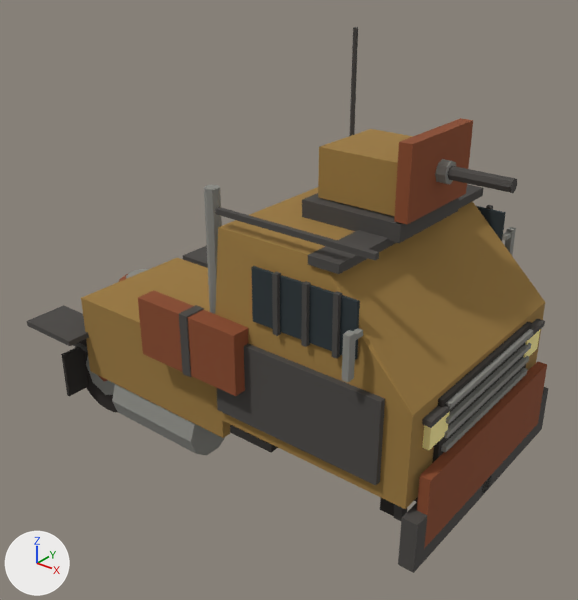
The glTF model game/public/models/base_sorokonoga.glb: old version first, new version second.
Before and after are seen from a camera (50 mm lens) standing at (4.74, -5.79, 3.97) and looking at (0.18, -0.09, 0.44). Arrows for +X, +Y and +Z are at lower left; the lights stay in place. The older version comes first. Vertices at exactly the same position are counted once.

Script lines for the objects in view, before the commit:
```python
me_cube = bpy.data.meshes.new('Cube')
me_cube.from_pydata(...)  # 790 vertices, 1280 faces; spans x -2.45..2.45, y -1.45..1.45, z -1.31..2.95
# faces by material slot: [120, 396, 184, 312, 132, 64, 48, 24]
me_cube.materials.append(mat_under)  # black #2e2a26
me_cube.materials.append(mat_metal_dark)  # dark grey #4a4744
me_cube.materials.append(mat_wheel)  # black #2a2420
me_cube.materials.append(mat_metal_light)  # grey #8a8a84
me_cube.materials.append(mat_rust)  # brown #8a4a2a
me_cube.materials.append(mat_paint)  # brown #9c7a3e
me_cube.materials.append(mat_glass)  # dark grey #2a3438
me_cube.materials.append(mat_light)  # yellow #fff0a0
ob_base_sorokonoga = bpy.data.objects.new('base_sorokonoga', me_cube)
ob_base_sorokonoga.location = (0.0, 0.0, 0.0)
```
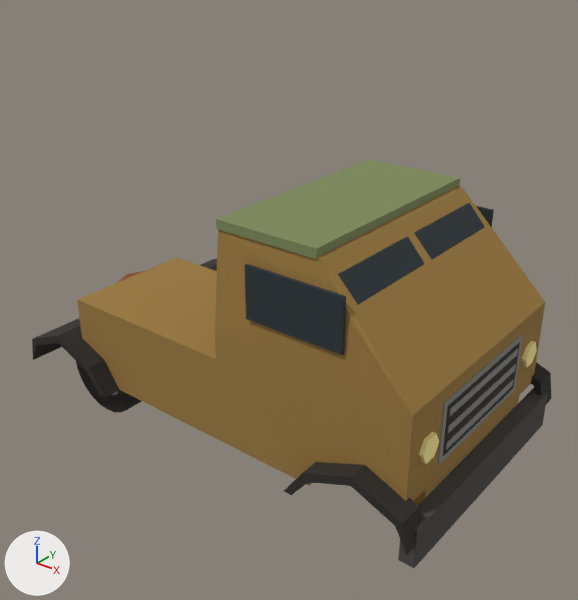
Edits to the bpy script that builds the scene:
```text
Change me_cube:
    remove me_cube.from_pydata(...)  # 790 vertices, 1280 faces; spans x -2.45..2.45, y -1.45..1.45, z -1.31..2.95
    add me_cube.from_pydata(...)  # 477 vertices, 832 faces; spans x -2.45..2.45, y -1.45..1.45, z -1.31..1.63
    me_cube part 1: a new loose piece, a box spanning x 2.265..2.315, y -0.69..0.69, z -0.15..0.35, in mat_under (black #2e2a26)
    me_cube part 2: a new loose piece, a box spanning x 2.3..2.45, y -1.3..1.3, z -0.85..-0.45, in mat_metal_dark (dark grey #4a4744)
    me_cube part 3: a new loose piece, a box spanning x 2.27..2.31, y -0.75..0.75, z -0.21..0.41, in mat_metal_light (grey #8a8a84)
    me_cube part 4: a new loose piece, a box spanning x 2.26..2.32, y -0.65..0.65, z -0.102..-0.032, in mat_metal_light (grey #8a8a84)
    me_cube part 5: a new loose piece, a box spanning x 2.26..2.32, y -0.65..0.65, z 0.065..0.135, in mat_metal_light (grey #8a8a84)
    me_cube part 6: a new loose piece, a box spanning x 2.26..2.32, y -0.65..0.65, z 0.232..0.302, in mat_metal_light (grey #8a8a84)
    me_cube part 7: a new loose piece, a box spanning x 0.25..1.31, y -1.17..1.17, z 1.54..1.63, in mat_trim (green #7e8a5a)
    me_cube part 8: the loose piece of 8 vertices spanning x 1.42..1.75, y 0.06..1.1, z 0.7..1.4 is scaled about its middle by (0.772, 0.99, 0.386), then moved by (0.0, 0.0, 0.24)
    me_cube part 9: a new loose piece, a box spanning x 0.65..1.65, y 1.24..1.27, z 0.85..1.35, in mat_glass (dark grey #2a3438)
    me_cube part 10: the loose piece of 8 vertices spanning x 1.42..1.75, y -1.1..-0.06, z 0.7..1.4 is scaled about its middle by (0.772, 0.99, 0.386), then moved by (0.0, 0.0, 0.24)
    me_cube part 11: a new loose piece, a box spanning x 0.65..1.65, y -1.27..-1.24, z 0.85..1.35, in mat_glass (dark grey #2a3438)
    me_cube part 12: a new loose piece, a 6-sided cylinder along x spanning x 2.3..2.34, y 0.84..1.1, z -0.013..0.213, in mat_light (yellow #fff0a0)
    me_cube part 13: a new loose piece, a 6-sided cylinder along x spanning x 2.3..2.34, y -1.1..-0.84, z -0.013..0.213, in mat_light (yellow #fff0a0)
    me_cube part 14: a new loose piece of 18 vertices spanning x 1.2..2.45, y 1.2..1.45, z -0.6..-0.1, in mat_under (black #2e2a26)
    me_cube part 15: a new loose piece of 18 vertices spanning x 1.2..2.45, y -1.45..-1.2, z -0.6..-0.1, in mat_under (black #2e2a26)
    me_cube part 16: a new loose piece of 18 vertices spanning x -2.45..-1.2, y 0.5..1.45, z -0.6..-0.1, in mat_under (black #2e2a26)
    me_cube part 17: 54 loose pieces with 488 vertices, spanning x -2.45..2.45, y -1.45..1.45, z -1.12..2.95, are deleted
    me_cube part 18
    56 vertices are removed from x -2.41..2.45, y -1.31..1.31, z -0.9..0.6
    123 faces are deleted
    3 vertices move from x -1.75..0.25, y -1.2..1.2, z 0.3 to x -1.75..0.25, y -1.25..1.25, z -0.22..0.3
    53 vertices are added at x -2.45..2.3, y -1.45..1.25, z -0.6..0.3
    13 new vertices lie (0.0, 0.33, 0.0) away from vertices in x 1.33..2.3, y -1.25..0.92, z -0.6..-0.19
    9 new vertices lie (0.0, 0.95, 0.0) away from vertices in x -2.45..-1.2, y -1.45, z -0.6..-0.1
    6 new vertices lie (0.0, 0.75, 0.0) away from vertices in x -1.75..-1.33, y -1.25..0.5, z -0.6..-0.22
    32 new faces join them, mat_under (black #2e2a26)
    28 new faces join them, mat_rust (brown #8a4a2a)
    131 new faces join them, mat_paint (brown #9c7a3e)
    add me_cube.materials.append(mat_trim)  # green #7e8a5a
```

Location of each change, [x1, y1, x2, y2] in pixels of the pictures (578 x 600 px; the box of a moved part takes in the faces that stretch with it):
'base_sorokonoga', reshaped (25% shorter)
    before: [27, 27, 548, 573]
    after: [32, 159, 552, 568]
part 1 of me_cube, added (black)
    after: [443, 342, 520, 456]
part 2 of me_cube, added
    after: [398, 388, 548, 568]
part 3 of me_cube, added
    after: [438, 334, 523, 465]
part 4 of me_cube, added
    after: [446, 379, 514, 450]
part 5 of me_cube, added
    after: [448, 364, 516, 433]
part 6 of me_cube, added
    after: [450, 349, 518, 416]
part 7 of me_cube, added (green)
    after: [216, 159, 460, 259]
part 8 of me_cube, moved or reshaped (not visible before)
    after: [414, 203, 485, 259]
part 9 of me_cube, added (mostly hidden)
    after: [476, 206, 494, 227]
part 10 of me_cube, moved or reshaped (not visible before)
    after: [338, 237, 425, 305]
part 11 of me_cube, added
    after: [245, 264, 346, 355]
part 12 of me_cube, added
    after: [522, 341, 537, 367]
part 13 of me_cube, added (yellow)
    after: [419, 432, 439, 464]
part 14 of me_cube, added (black)
    after: [531, 362, 552, 404]
part 15 of me_cube, added (black)
    after: [284, 462, 421, 555]
part 16 of me_cube, added (mostly hidden)
    after: [200, 259, 217, 271]
part 17 of me_cube, deleted
    before: [27, 27, 545, 521]
part 18 of me_cube, cut back
    before: [81, 258, 548, 573]
    after: [32, 258, 545, 505]
